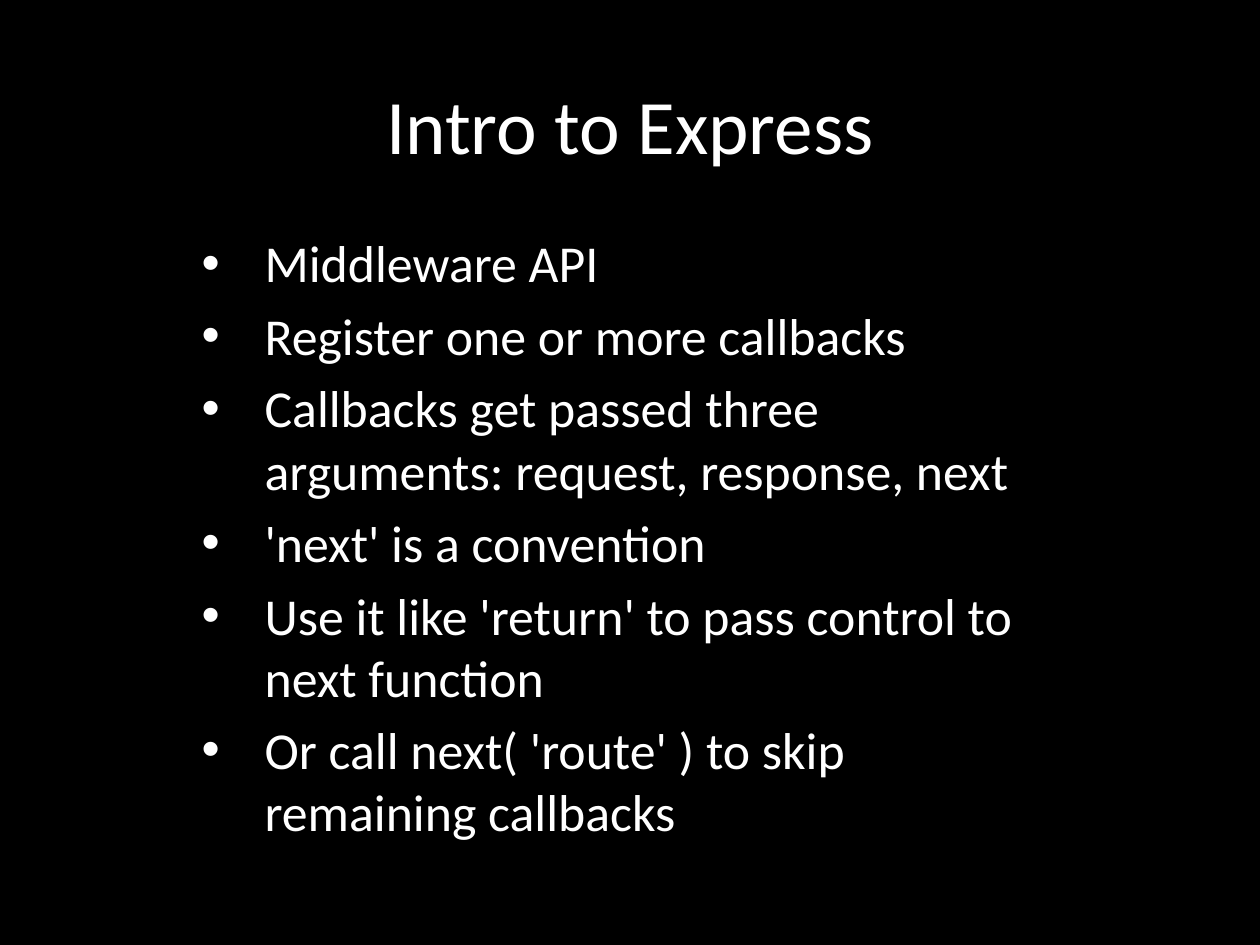
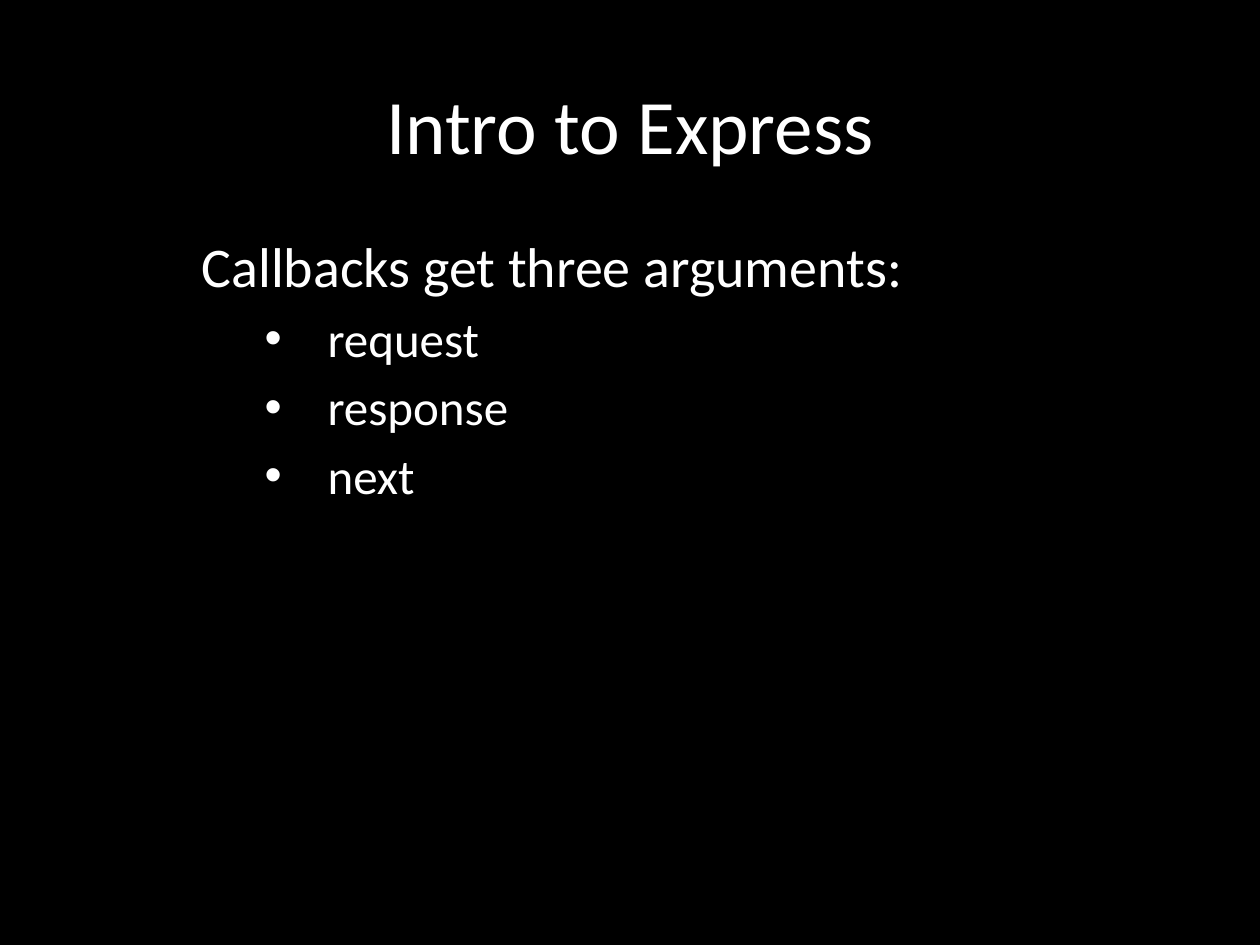
Before and after one commit to eliasjames/training-node, a slide deck: slide 6 of slides/Node Slides Day 3.pptx (slide 4 before the commit). Drawn at 1260x945 pixels with LibreOffice and Linux fonts; fonts in the diff are those of the drawing. Boxes give left, top, right and bottom in pixels: in the first picture for what was removed or moved away, otherwise in the second. Text is boxed around its words. In the diff, an @@ line names an element or a change of style, - is before the commit and + after.

Commit message:
Slides - Day 3

```diff
--- a/slides/Node Slides Day 3.pptx
+++ b/slides/Node Slides Day 3.pptx
@@ subtitle at <box>202,248,902,495</box>: text changed; size 29.6 to 32 pt @@
-• Middleware API
-• Register one or more callbacks
-• Callbacks get passed three arguments: request, response, next
-• 'next' is a convention
-• Use it like 'return' to pass control to next function
-• Or call next( 'route' ) to skip remaining callbacks
+Callbacks get three arguments:
+  • request
+  • response
+  • next
```
Also in this commit, not shown: 2 other slides changed, 3 slides added, 3 slides removed.
